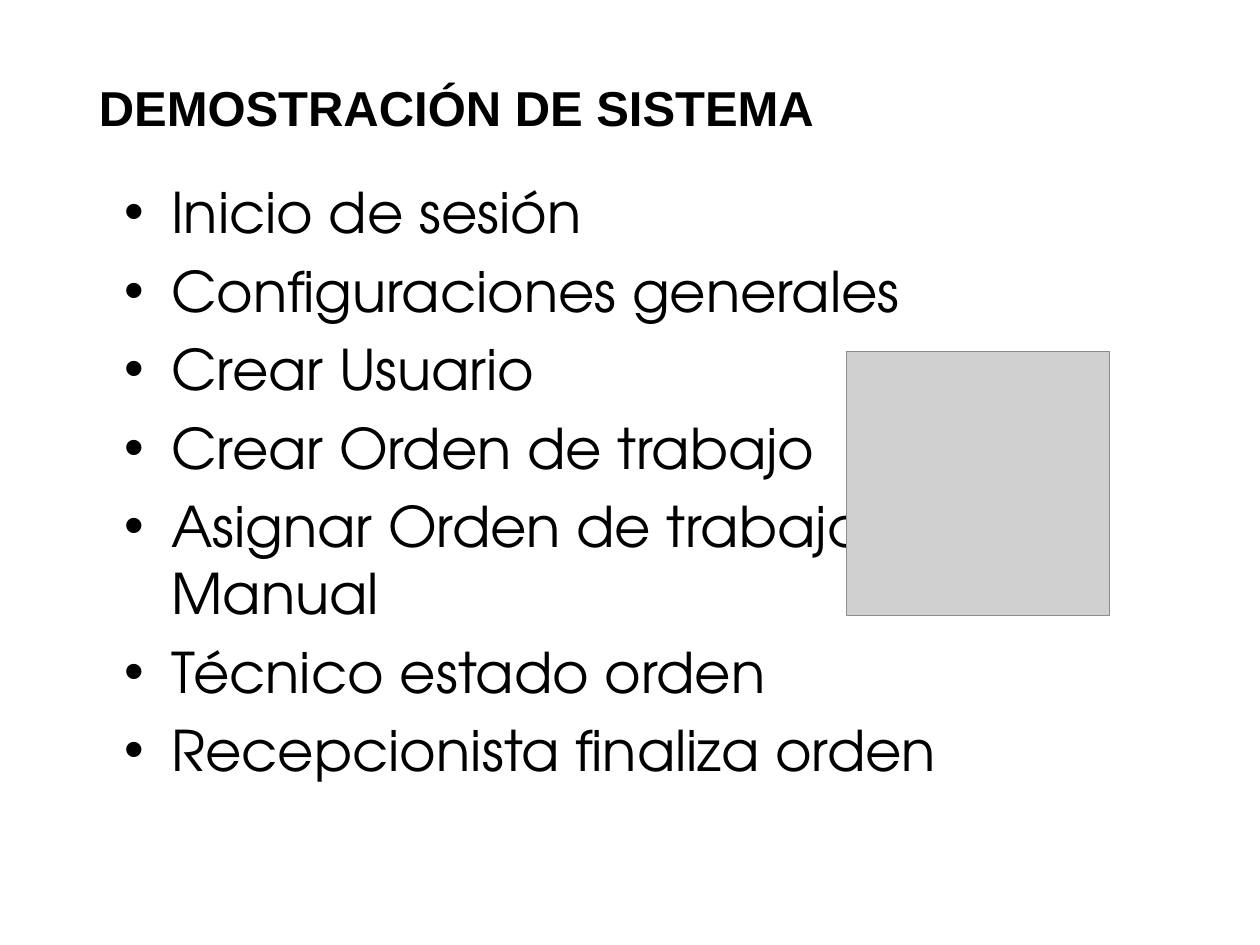
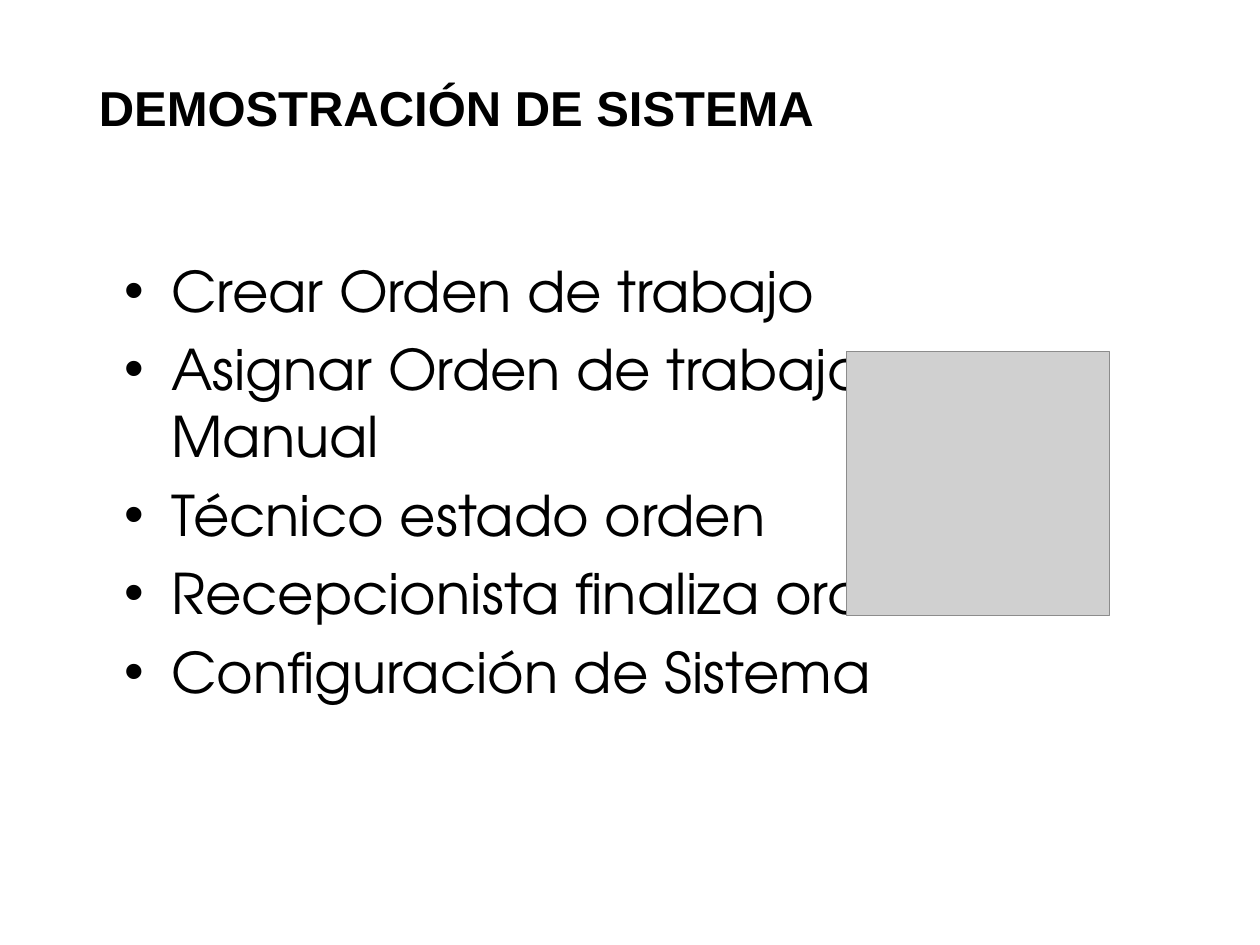
Before and after one commit to saburto/sigset, a slide deck: slide 20 of sigset/documentos/Documentos finales/Presentacion.pptx. Drawn at 1260x945 pixels with LibreOffice and Linux fonts; fonts in the diff are those of the drawing; grey boxes stand for pictures; background and template pictures are left out. Boxes give left, top, right and bottom in pixels: in the first picture for what was removed or moved away, otherwise in the second. Text is boxed around its words. In the diff, an @@ line names an element or a change of style, - is before the commit and + after.

```diff
--- a/sigset/documentos/Documentos finales/Presentacion.pptx
+++ b/sigset/documentos/Documentos finales/Presentacion.pptx
@@ text at <box>171,190,899,391</box>: paragraphs removed @@
-• Inicio de sesión
-• Configuraciones generales
-• Crear Usuario
@@ text at <box>171,650,870,705</box>: paragraph added @@
+• Configuración de Sistema
```
Also in this commit, not shown: 3 slides added, 3 slides removed.
